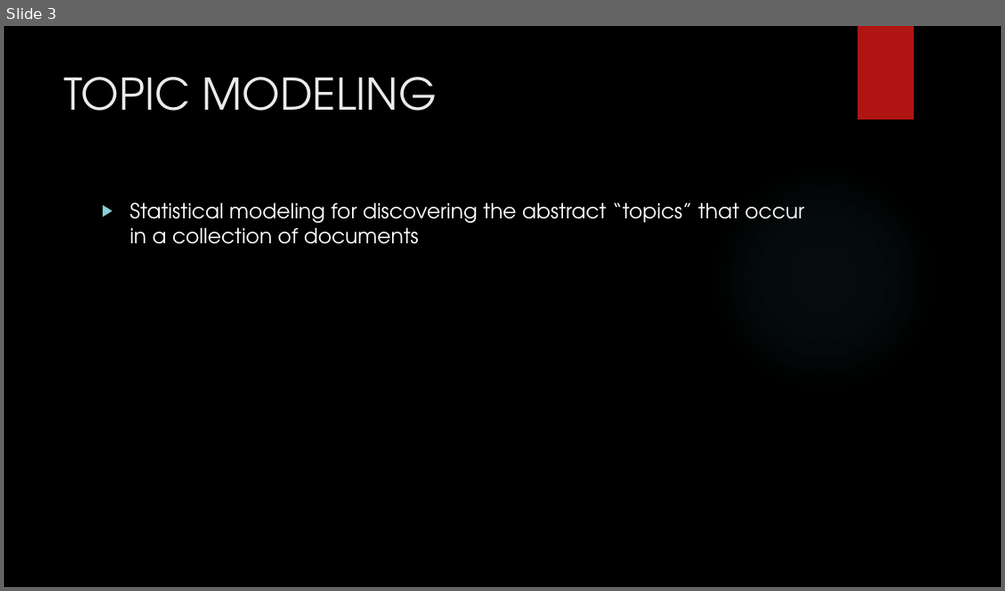
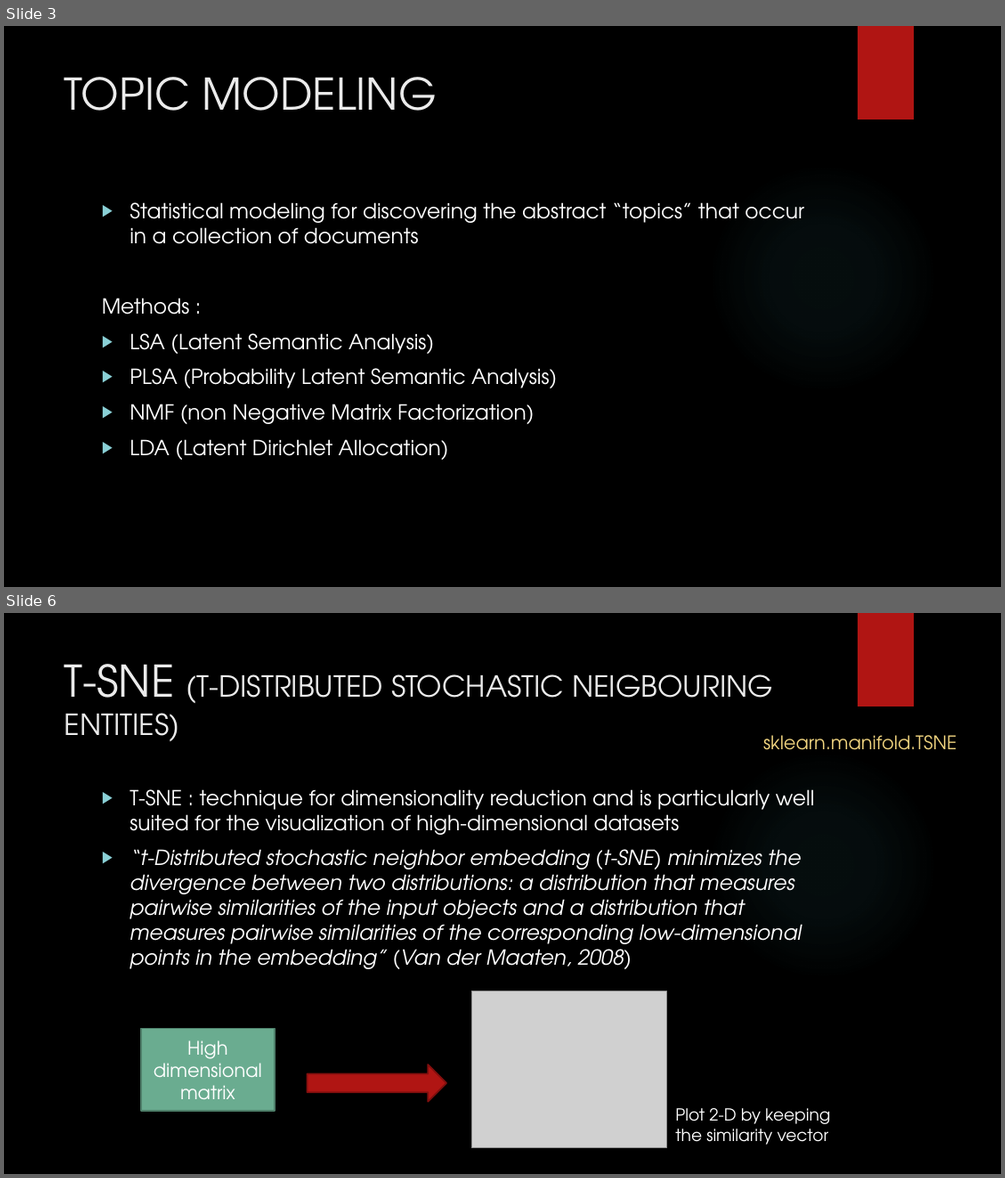
Before and after one commit to mdja/topic_model, a slide deck: Topic Modeling NIPS paper.pptx. Shown one above the other, each under a label of ours: slide 3 before the commit, slides 3 and 6 after it; the slides between them are not shown. The pictures are 1005x591 and 1005x1178 pixels, drawn with LibreOffice and Linux fonts; fonts in the diff are those of the drawing; grey boxes stand for pictures; background and template pictures are left out. Boxes give left, top, right and bottom in pixels: in the first picture for what was removed or moved away, otherwise in the second. Text is boxed around its words. In the diff, an @@ line names an element or a change of style, - is before the commit and + after.

```diff
--- a/Topic Modeling NIPS paper.pptx
+++ b/Topic Modeling NIPS paper.pptx
@@ slide 6 added at box(4, 613, 1001, 1174), background picture (left out); not listed: 2 template elements that a slide beside it also shows @@
@@ title added at box(65, 664, 773, 741), 28 pt, text #EBEBEB @@
+T-SNE (T-DISTRIBUTED STOCHASTIC NEIGBOURING ENTITIES)
@@ text added at box(763, 735, 956, 750), 18 pt, text #F0D47F @@
+sklearn.manifold.TSNE
@@ text added at box(129, 789, 814, 969), 20 pt, text #FFFFFF, italic @@
+▶ T-SNE : technique for dimensionality reduction and is particularly well suited for the visualization of high-dimensional datasets
+▶ “t-Distributed stochastic neighbor embedding (t-SNE) minimizes the divergence between two distributions: a distribution that measures pairwise similarities of the input objects and a distribution that measures pairwise similarities of the corresponding low-dimensional points in the embedding” (Van der Maaten, 2008)
@@ picture added at box(471, 991, 666, 1148) @@
@@ rectangle added at box(141, 1029, 274, 1111), fill #6AAC90, outline #4E7F6B 1.5 pt, 18 pt, text #FFFFFF @@
+High dimensional matrix
@@ right arrow added at box(307, 1064, 446, 1102), fill #B01513, outline #82100E 1.5 pt @@
@@ text added at box(675, 1108, 830, 1144), 16 pt, text #FFFFFF @@
+Plot 2-D by keeping
+the similarity vector
@@ slide 3 changed as well @@
@@ text at box(102, 297, 557, 459): paragraphs added @@
+Methods :
+▶ LSA (Latent Semantic Analysis)
+▶ PLSA (Probability Latent Semantic Analysis)
+▶ NMF (non Negative Matrix Factorization)
+▶ LDA (Latent Dirichlet Allocation)
```
Also in this commit, not shown: 2 other slides changed, 12 other slides added, 1 slide removed, 2 other files.
